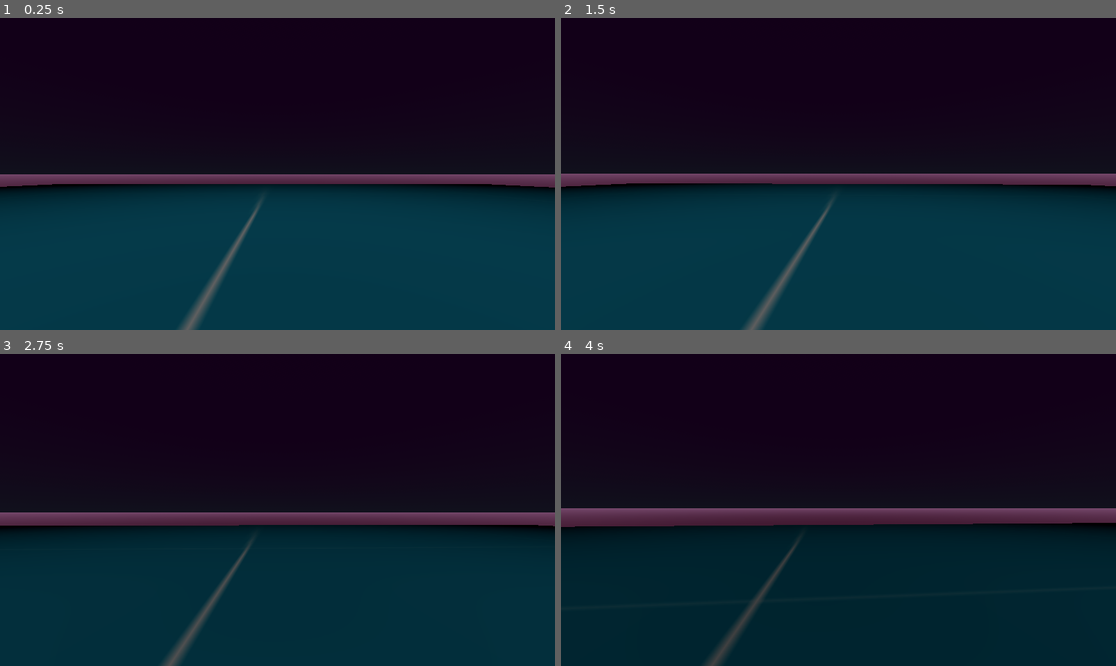
Above: before the commit, frames 1-4 (two rows, left to right).
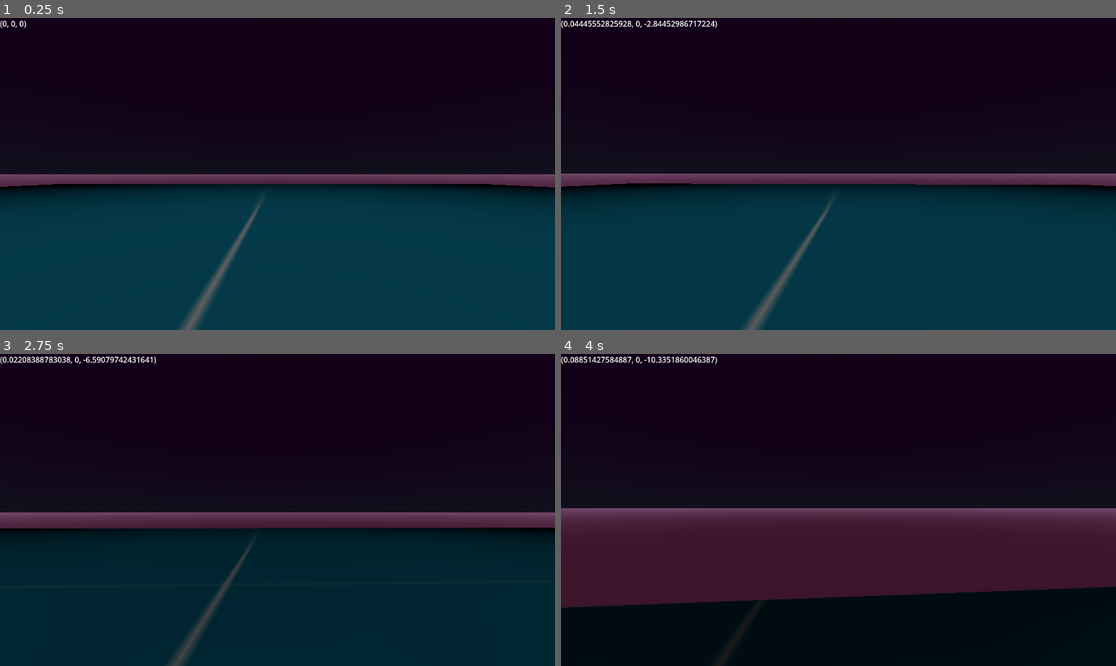
Above: after the commit, the same moments.

Repository: kokiheey/HYPERSLIDE
Game: Godot game, scene res://Assets/game/levels/level_1.tscn
Same seed, same stepped clock (60 frames per second), same inputs: the game is played once before the commit and once after it.
Inputs (mouse positions are in pixels of both pictures, inside the frame that each line leads up to):
- Up to frame 1 (0.25 s): no input
- Up to frame 2 (1.5 s): tap Enter (ui_accept) at 0.5, 0.77 s; move the mouse to (866, 174) at 0.52 s; hold Right mouse button (mouse_right) 0.53-1.28 s; hold W (move_forward) from 0.53 s (still down); move the mouse to (810, 174) at 1.27 s; right-click (810, 174) at 1.35 s
- Up to frame 3 (2.75 s): keep holding W (move_forward); tap Enter (ui_accept) at 1.52 s; move the mouse to (288, 503) at 2.02 s; hold Right mouse button (mouse_right) from 2.03 s (still down)
- Up to frame 4 (4 s): keep holding W (move_forward); move the mouse to (832, 516) at 2.77 s; release Right mouse button (mouse_right) at 2.78 s; right-click (832, 516) at 2.85 s; tap Enter (ui_accept) at 3.02, 3.77 s; move the mouse to (877, 513) at 3.52 s; hold Right mouse button (mouse_right) from 3.53 s (still down)

The runs differ from the first frame. In frame 1, less than 0.1% of the frame differs, in the area x 0-94%, y 0-55%; in frame 2, 0.4%; in frame 3, 1.9%; in frame 4, 46%, in the area x 0-100%, y 0-100%.

Commit message:
Add player debug info

Diff:
--- /dev/null
+++ b/Assets/!debug/player_info.gd
@@ -0,0 +1,11 @@
+extends CanvasLayer
+@onready var velocity_label = $velocity_text
+var velocity:
+	set(value):
+		velocity = value
+# Called every frame. 'delta' is the elapsed time since the previous frame.
+func _process(_delta):
+	if velocity is Vector3:
+		velocity_label.text = "(" +  str(velocity.x) + ", " + str(velocity.y) + ", " + str(velocity.z) + ")"
+	else:
+		velocity_label.text = "no speed"
--- /dev/null
+++ b/Assets/!debug/player_info.tscn
@@ -0,0 +1,10 @@
+[gd_scene load_steps=2 format=3 uid="uid://bmnxmxkte4i0h"]
+
+[ext_resource type="Script" path="res://Assets/!debug/player_info.gd" id="1_wn8jn"]
+
+[node name="player_info" type="CanvasLayer"]
+script = ExtResource("1_wn8jn")
+
+[node name="velocity_text" type="Label" parent="."]
+offset_right = 172.0
+offset_bottom = 96.0
--- a/Assets/game/entities/characters/ink/ink.gd
+++ b/Assets/game/entities/characters/ink/ink.gd
@@ -1,8 +1,8 @@
 extends CharacterBody3D
 
-const acceleration = 2
+const acceleration = 3
 const jump_velocity = 4.5
-const brake_strength = 0.05
+const brake_strength = 1
 var rot_x = 0
 var rot_y = 0
 var forward:
@@ -26,13 +26,22 @@
 	if Input.is_action_just_pressed("ui_accept") and is_on_floor():
 		velocity.y = jump_velocity
 	if Input.is_action_pressed("mouse_right") and is_on_floor():
-		velocity.x = lerp(velocity.x, 0.0, brake_strength)
-		velocity.y = lerp(velocity.y, 0.0, brake_strength)
-		velocity.z = lerp(velocity.z, 0.0, brake_strength)
+		velocity.lerp(Vector3(0, 0, 0), velocity.length_squared())
+
+
 	var input_dir = Input.get_vector("move_left", "move_right", "move_forward", "move_backward")
 	var direction = (camera.transform.basis * Vector3(input_dir.x, 0, input_dir.y)).normalized()
 	velocity.x += direction.x * acceleration * delta
 	velocity.z += direction.z * acceleration * delta
+	#if input_dir.x != 0:
+	#	velocity.z = lerp(velocity.z, 0.0, 0.9)
+	#	print_debug("ow")
+
+	velocity.x = lerp(velocity.x, (velocity.x if input_dir.x != 0 else 0.0), brake_strength * delta)
+	velocity.z = lerp(velocity.z, (velocity.z if input_dir.y != 0 else 0.0), brake_strength * delta)
+	if velocity.length_squared() < 0.125 and input_dir == Vector2(0, 0):
+		velocity = Vector3.ZERO
+
 	move_and_slide() #send movement to charcterbody class ?
 
 func _unhandled_input(event):
--- /dev/null
+++ b/Assets/game/levels/level_1.gd
@@ -0,0 +1,11 @@
+extends Node3D
+@onready var player_info = $player_info
+@onready var player = $ink
+# Called when the node enters the scene tree for the first time.
+func _ready():
+	pass # Replace with function body.
+
+
+# Called every frame. 'delta' is the elapsed time since the previous frame.
+func _process(_delta):
+	player_info.velocity = player.velocity
--- a/Assets/game/levels/level_1.tscn
+++ b/Assets/game/levels/level_1.tscn
@@ -1,7 +1,9 @@
-[gd_scene load_steps=7 format=3 uid="uid://b37b1coq5yjgg"]
+[gd_scene load_steps=9 format=3 uid="uid://b37b1coq5yjgg"]
 
 [ext_resource type="Texture2D" uid="uid://dmtwolafd3wmg" path="res://Resources/Textures/Gridbox_materials/prototype_512x512_blue1.png" id="1_aipls"]
+[ext_resource type="Script" path="res://Assets/game/levels/level_1.gd" id="1_cs273"]
 [ext_resource type="PackedScene" uid="uid://baxusm4sevrvd" path="res://Assets/game/entities/characters/ink/ink.tscn" id="2_p2xm6"]
+[ext_resource type="PackedScene" uid="uid://bmnxmxkte4i0h" path="res://Assets/!debug/player_info.tscn" id="4_sapyx"]
 
 [sub_resource type="StandardMaterial3D" id="StandardMaterial3D_m4rmv"]
 albedo_texture = ExtResource("1_aipls")
@@ -23,7 +25,8 @@
 background_energy_multiplier = 0.13
 sky = SubResource("Sky_7cgaa")
 
-[node name="world1" type="Node3D"]
+[node name="level_1" type="Node3D"]
+script = ExtResource("1_cs273")
 
 [node name="CSGBox3D" type="CSGBox3D" parent="."]
 transform = Transform3D(2.26397, 0, 0, 0, 0.577052, 0, 0, 0, 2.34225, -0.538375, -1.18685, 0)
@@ -39,3 +42,5 @@
 environment = SubResource("Environment_1l6cl")
 
 [node name="ink" parent="." instance=ExtResource("2_p2xm6")]
+
+[node name="player_info" parent="." instance=ExtResource("4_sapyx")]
